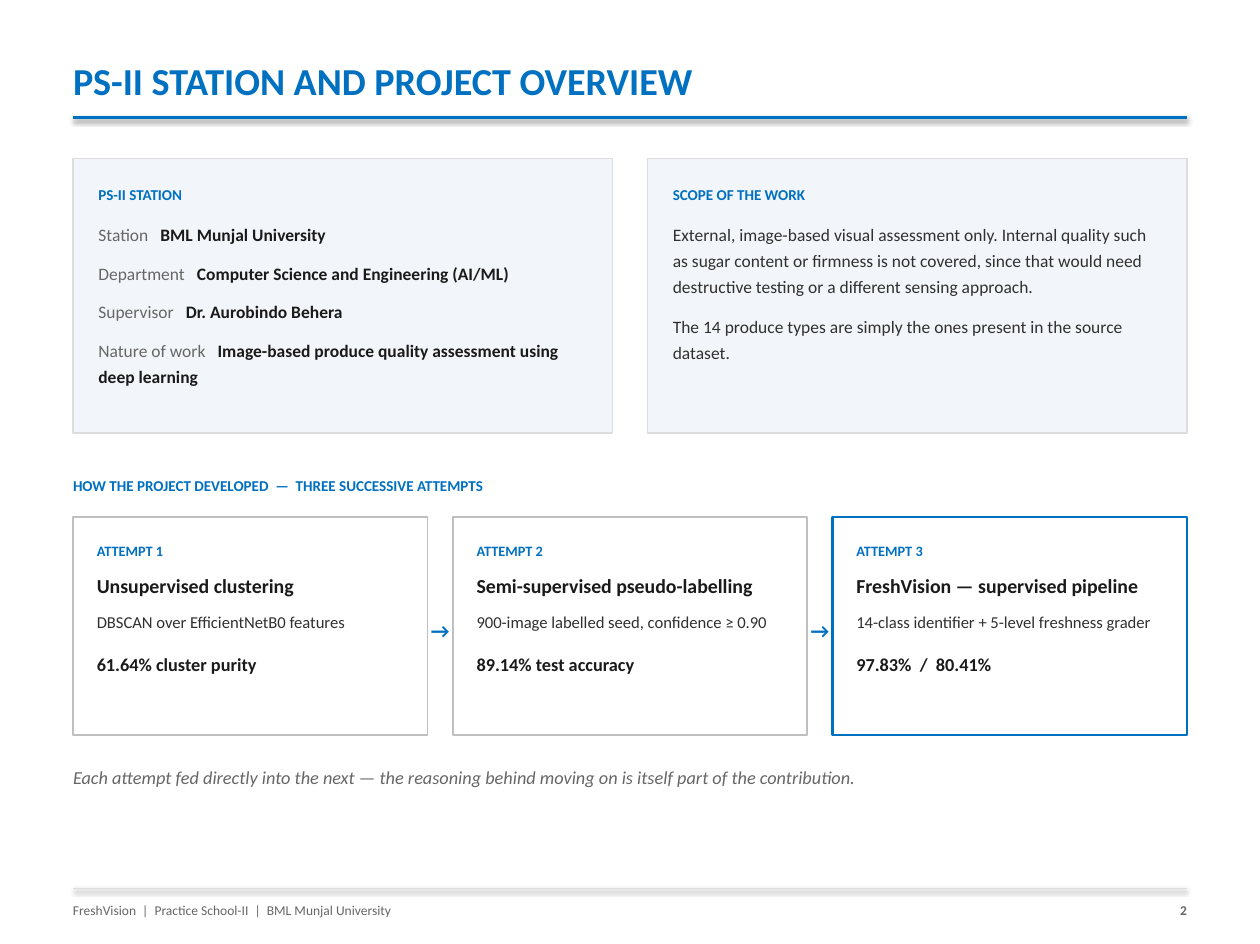
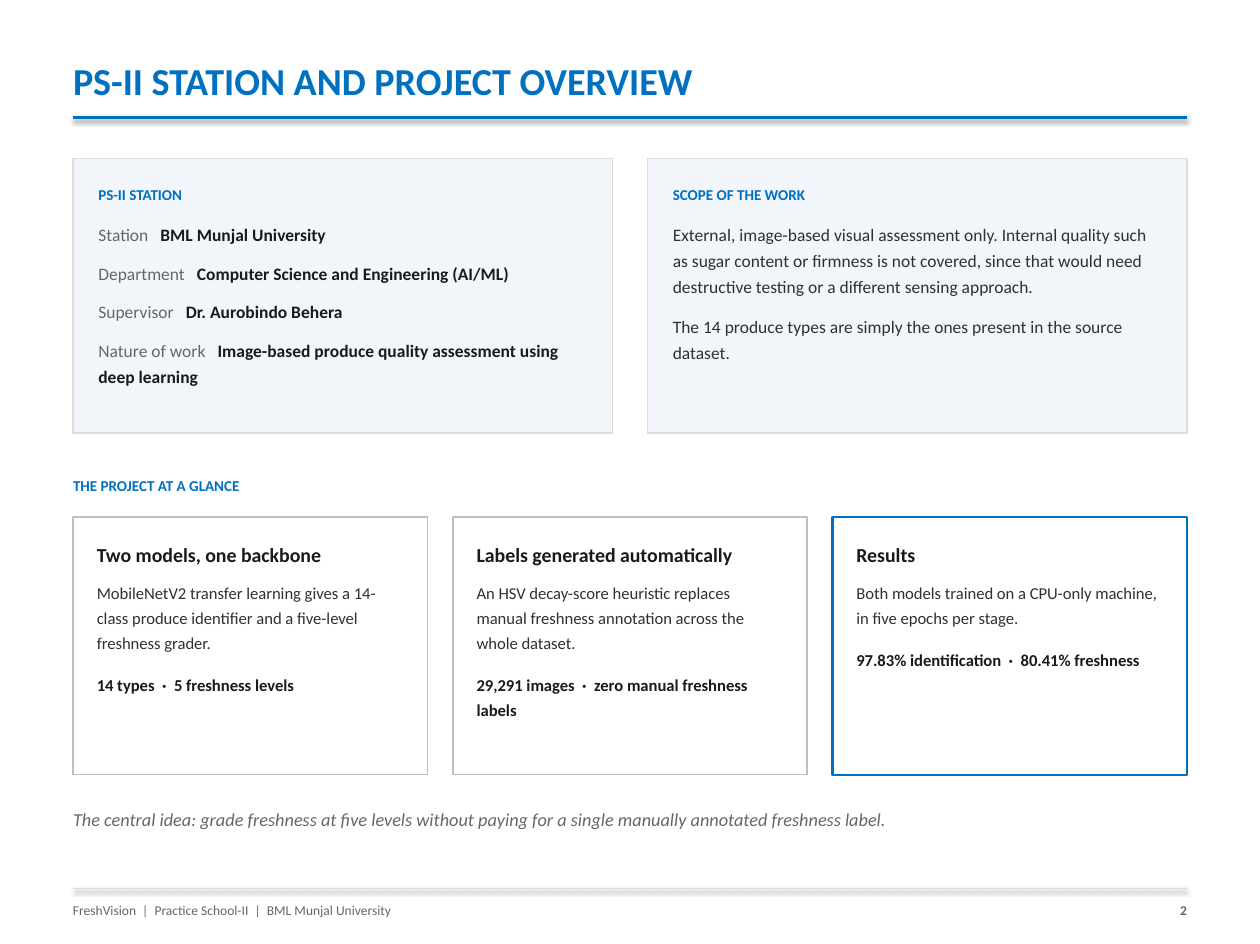
Before and after one commit to 2ViShAlv1/Fresh-Vision, a slide deck: slide 2 of FreshVision_PS-II_Presentation.pptx. Drawn at 1260x944 pixels with LibreOffice and Linux fonts; fonts in the diff are those of the drawing. Boxes give left, top, right and bottom in pixels: in the first picture for what was removed or moved away, otherwise in the second. Text is boxed around its words. In the diff, an @@ line names an element or a change of style, - is before the commit and + after.

```diff
--- a/FreshVision_PS-II_Presentation.pptx
+++ b/FreshVision_PS-II_Presentation.pptx
@@ text at box(73, 481, 239, 491): text changed @@
-HOW THE PROJECT DEVELOPED — THREE SUCCESSIVE ATTEMPTS
+THE PROJECT AT A GLANCE
@@ rectangle: place and size @@
-rectangle at box(73, 517, 427, 736)
+rectangle at box(73, 517, 427, 776)
@@ rectangle: place and size @@
-rectangle at box(452, 517, 806, 736)
+rectangle at box(452, 517, 806, 776)
@@ rectangle: place and size @@
-rectangle at box(833, 517, 1187, 736)
+rectangle at box(833, 517, 1187, 776)
@@ text at box(97, 548, 376, 694): text changed; text colour #1A1A1A to #303030; bold off @@
-ATTEMPT 1
-Unsupervised clustering
-DBSCAN over EfficientNetB0 features
-61.64% cluster purity
+Two models, one backbone
+MobileNetV2 transfer learning gives a 14-class produce identifier and a five-level freshness grader.
+14 types · 5 freshness levels
@@ text removed at box(477, 546, 766, 674) @@
-ATTEMPT 2
-Semi-supervised pseudo-labelling
-900-image labelled seed, confidence ≥ 0.90
-89.14% test accuracy
@@ text added at box(477, 548, 747, 716), 10.5 pt, text #303030 @@
+Labels generated automatically
+An HSV decay-score heuristic replaces manual freshness annotation across the whole dataset.
+29,291 images · zero manual freshness labels
@@ text at box(856, 548, 1157, 666): text changed; text colour #1A1A1A to #303030; bold off @@
-ATTEMPT 3
-FreshVision — supervised pipeline
-14-class identifier + 5-level freshness grader
-97.83% / 80.41%
+Results
+Both models trained on a CPU-only machine, in five epochs per stage.
+97.83% identification · 80.41% freshness
@@ text removed at box(431, 612, 450, 645) @@
-→
@@ text removed at box(810, 612, 829, 645) @@
-→
@@ text removed at box(73, 771, 855, 787) @@
-Each attempt fed directly into the next — the reasoning behind moving on is itself part of the contribution.
@@ text added at box(73, 813, 885, 829), 11.5 pt, text #666666, italic @@
+The central idea: grade freshness at five levels without paying for a single manually annotated freshness label.
```
Also in this commit, not shown: 11 other slides changed, 1 slide added, 2 slides removed.
